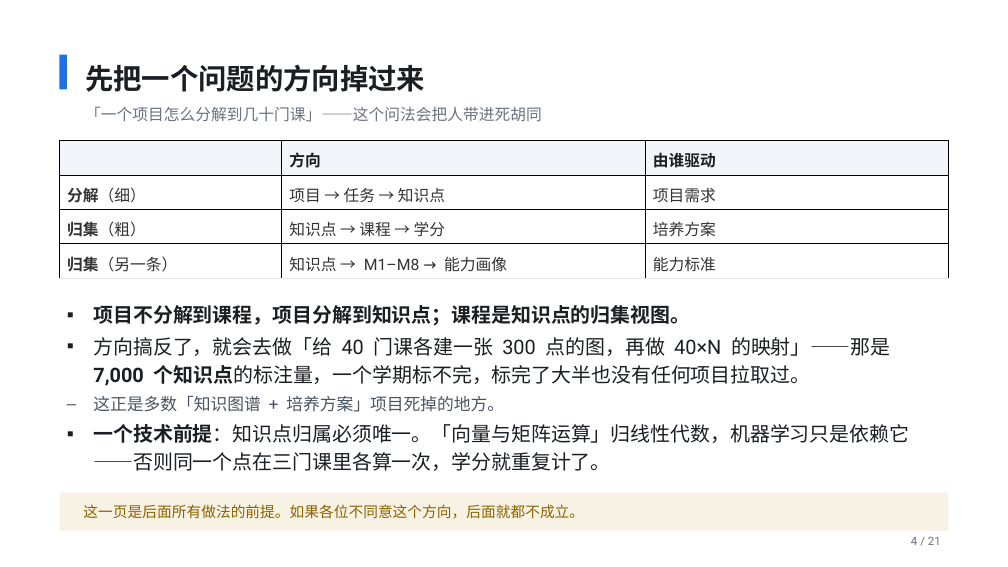
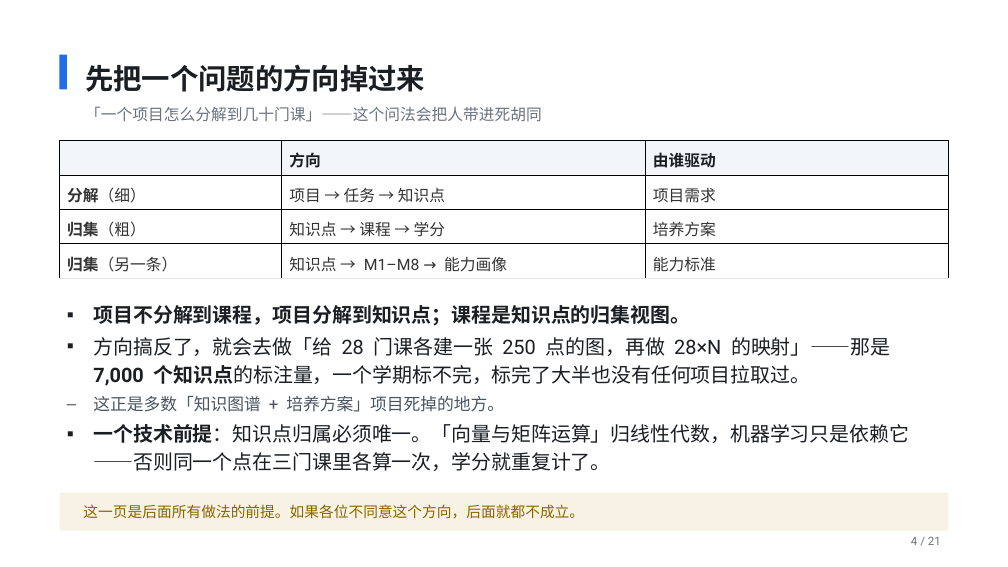
Before and after one commit to codesoldier99/AI_EDU, a slide deck: slide 4 of docs/slides/项目制教学的管理方法_汇报.pptx. Drawn at 1008x567 pixels with LibreOffice and Linux fonts; fonts in the diff are those of the drawing. Boxes give left, top, right and bottom in pixels: in the first picture for what was removed or moved away, otherwise in the second. Text is boxed around its words. In the diff, an @@ line names an element or a change of style, - is before the commit and + after.

```diff
--- a/docs/slides/项目制教学的管理方法_汇报.pptx
+++ b/docs/slides/项目制教学的管理方法_汇报.pptx
@@ text at box(93, 337, 890, 386): text changed @@
-▪ 方向搞反了，就会去做「给 40 门课各建一张 300 点的图，再做 40×N 的映射」——那是 7,000 个知识点的标注量，一个学期标不完，标完了大半也没有任何项目拉取过。
+▪ 方向搞反了，就会去做「给 28 门课各建一张 250 点的图，再做 28×N 的映射」——那是 7,000 个知识点的标注量，一个学期标不完，标完了大半也没有任何项目拉取过。
```
Also in this commit, not shown: 1 other file.
